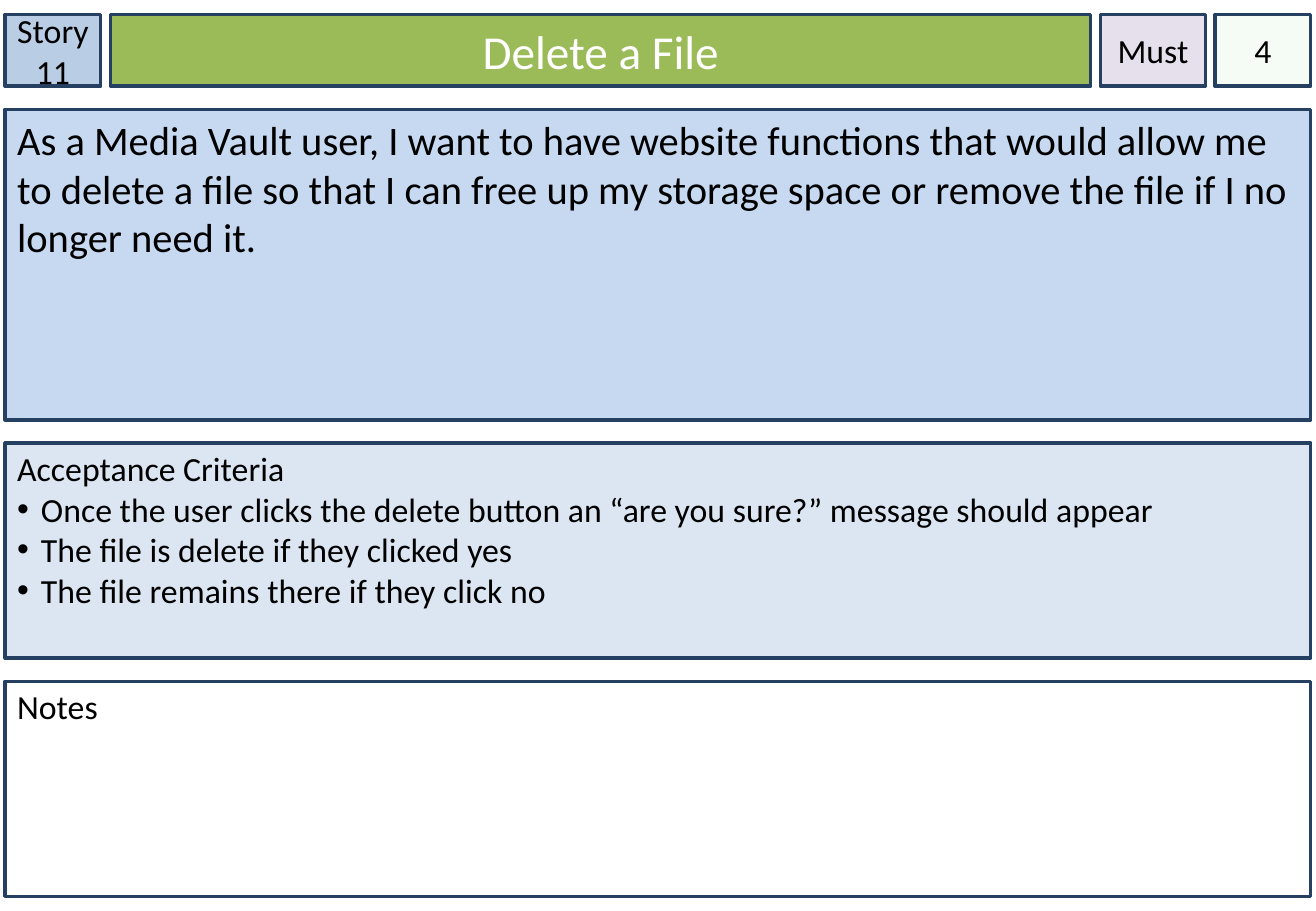
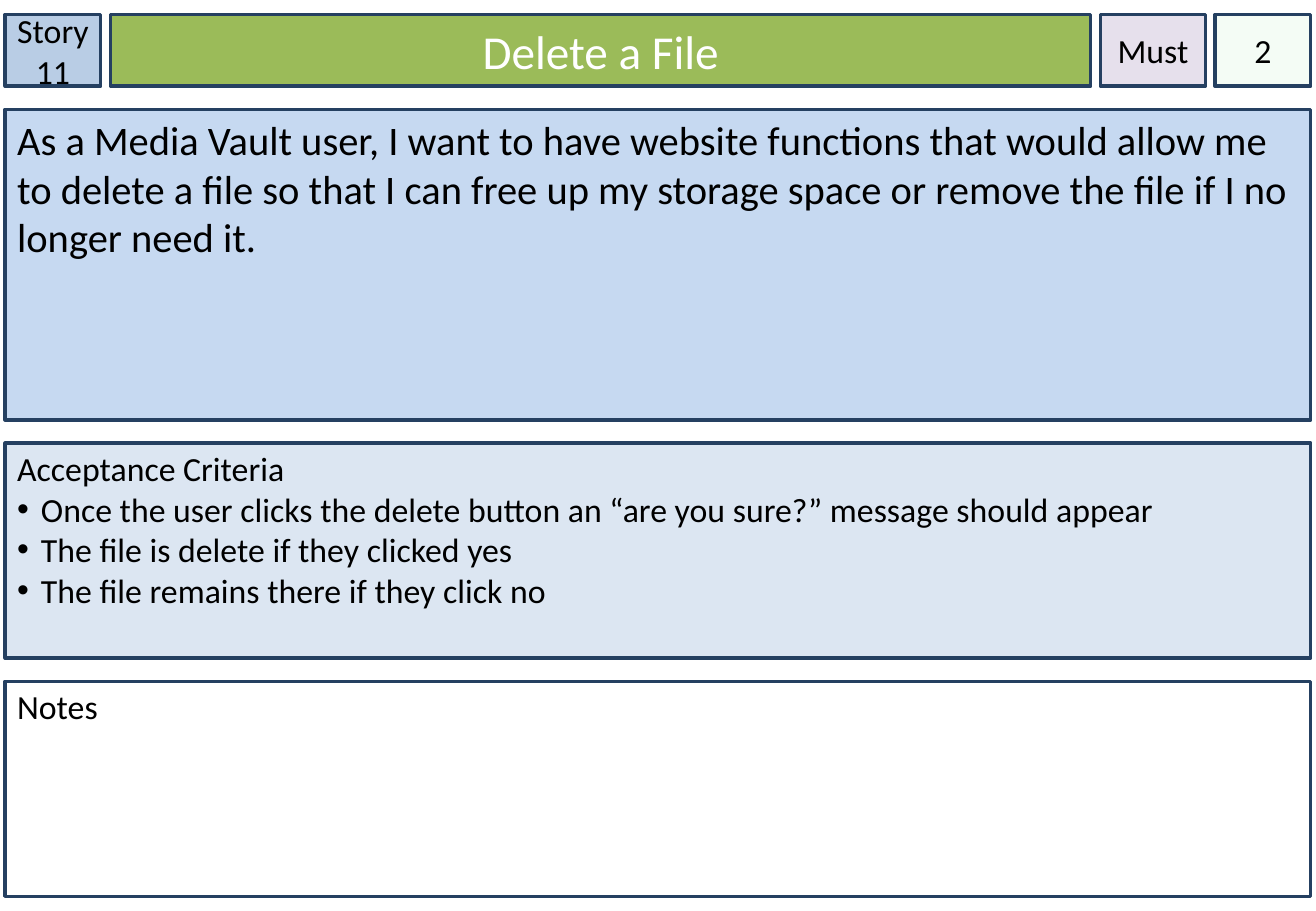
Before and after one commit to Lewibra/IFB299, a slide deck: slide 16 of Stories/Story Cards.pptx. Drawn at 1316x911 pixels with LibreOffice and Linux fonts; fonts in the diff are those of the drawing. Boxes give left, top, right and bottom in pixels: in the first picture for what was removed or moved away, otherwise in the second. Text is boxed around its words. In the diff, an @@ line names an element or a change of style, - is before the commit and + after.

```diff
--- a/Stories/Story Cards.pptx
+++ b/Stories/Story Cards.pptx
@@ text in rectangle at <box>1254,41,1271,63</box>: text changed @@
-4
+2
```
Also in this commit, not shown: 1 other slide changed, 1 other file.
